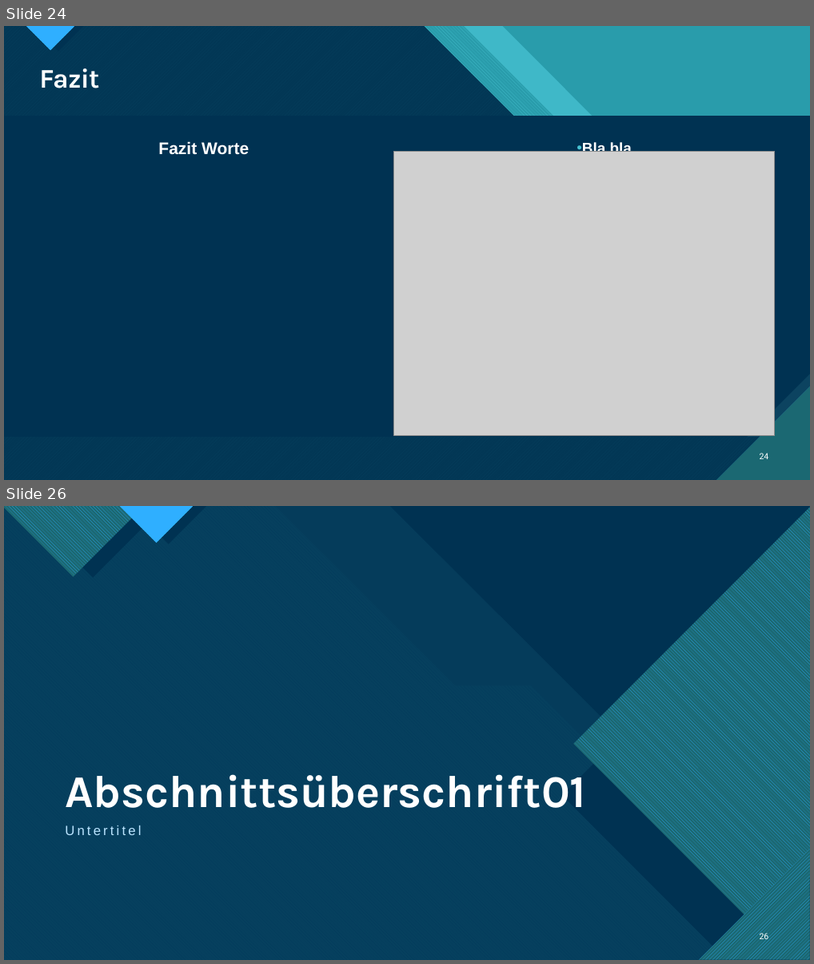
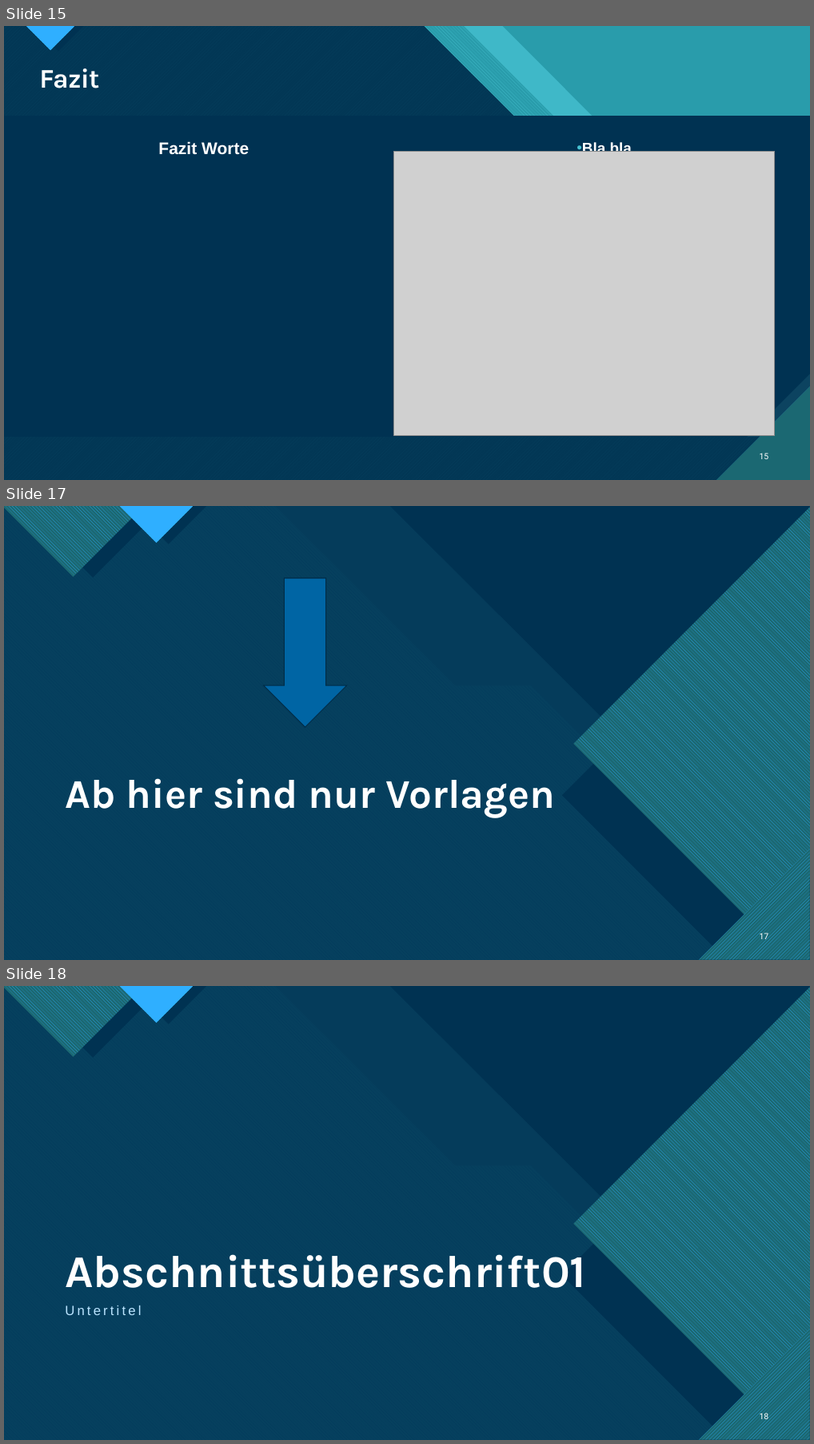
Before and after one commit to TietoLP/IU-Kochbuch, a slide deck: Fallstudie_Kochbuch.pptx. Shown one above the other, each under a label of ours: slides 24 and 26 before the commit, slides 15, 17 and 18 after it; the slides between them are not shown. The pictures are 814x964 and 814x1444 pixels, drawn with LibreOffice and Linux fonts; fonts in the diff are those of the drawing; grey boxes stand for pictures. Boxes give left, top, right and bottom in pixels: in the first picture for what was removed or moved away, otherwise in the second. Text is boxed around its words. In the diff, an @@ line names an element or a change of style, - is before the commit and + after.

```diff
--- a/Fallstudie_Kochbuch.pptx
+++ b/Fallstudie_Kochbuch.pptx
@@ slide 17 added at bbox=[4, 506, 810, 960], background #FFFFFF; not listed: 22 template elements that a slide beside it also shows @@
@@ down arrow added at bbox=[263, 578, 347, 727], fill #0065A4, outline #002C48 1 pt @@
@@ title added at bbox=[65, 778, 555, 818], 48.6 pt, text #FFFFFF, bold @@
+Ab hier sind nur Vorlagen
@@ page number added at bbox=[760, 931, 770, 941], 10 pt, text #FFFFFF @@
+17
@@ what was slide 24 is now slide 15 @@
@@ page number at bbox=[760, 452, 770, 459]: text changed @@
-24
+15
@@ what was slide 26 is now slide 18 @@
@@ page number at bbox=[760, 1411, 770, 1421]: text changed @@
-26
+18
```
Also in this commit, not shown: 5 slides changed, 5 other slides added, 14 slides removed, 2 other files.
